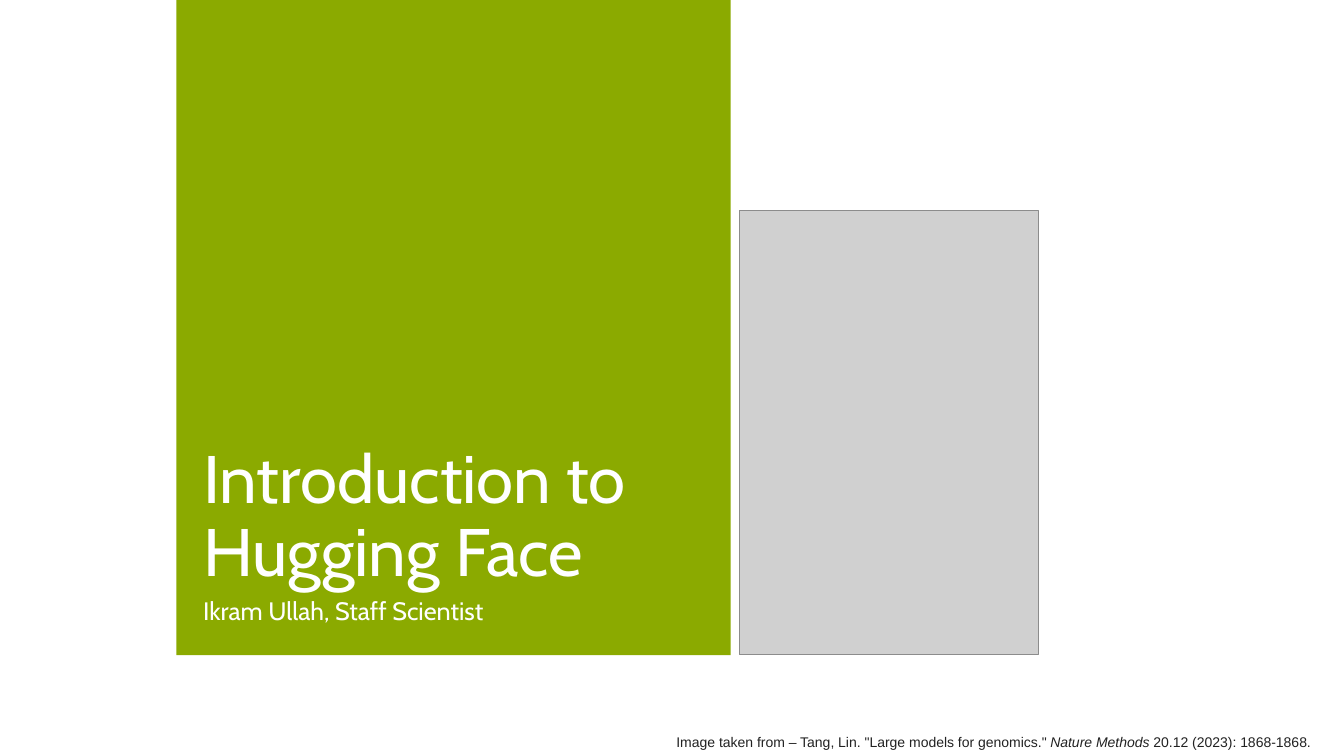
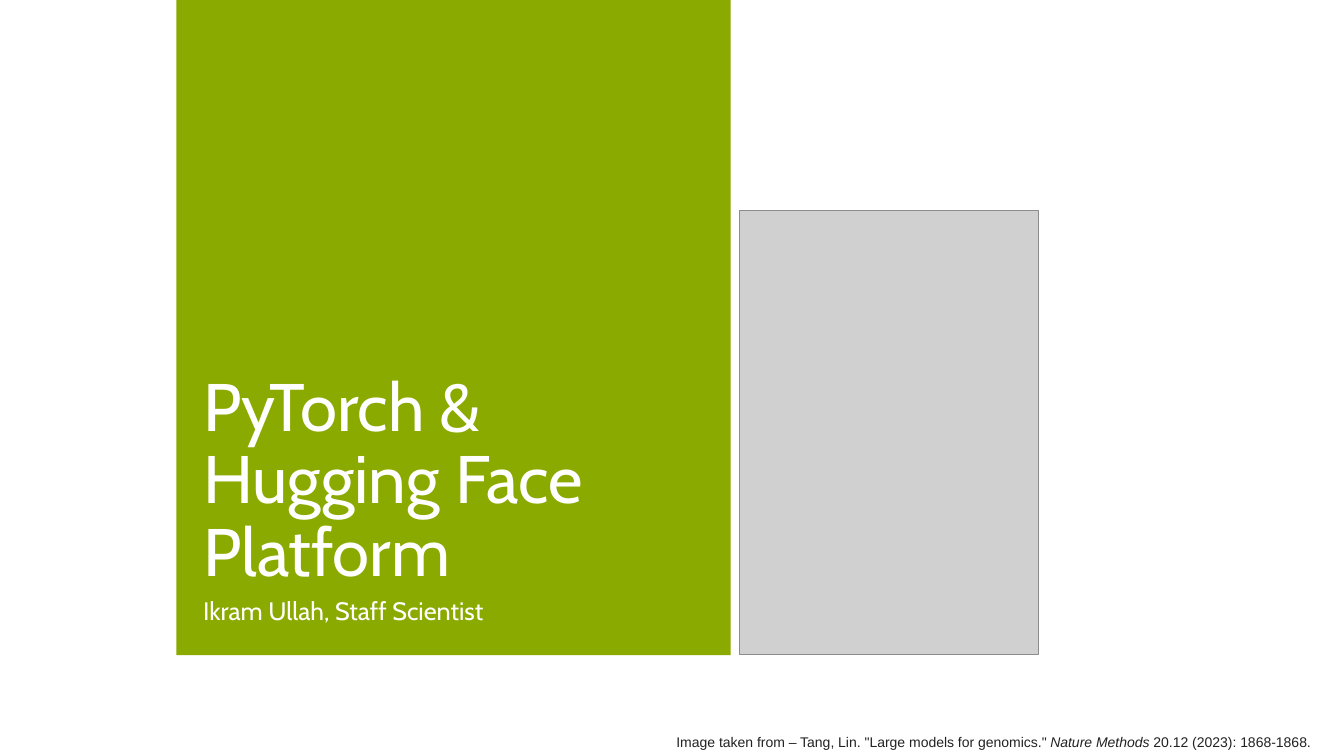
Before and after one commit to bioinfo-kaust/gfm-workshop, a slide deck: slide 1 of lecture_slides/2.day1_after_lunch/lecture_2_huggingface.pptx. Drawn at 1344x756 pixels with LibreOffice and Linux fonts; fonts in the diff are those of the drawing; grey boxes stand for pictures; background and template pictures are left out. Boxes give left, top, right and bottom in pixels: in the first picture for what was removed or moved away, otherwise in the second. Text is boxed around its words. In the diff, an @@ line names an element or a change of style, - is before the commit and + after.

```diff
--- a/lecture_slides/2.day1_after_lunch/lecture_2_huggingface.pptx
+++ b/lecture_slides/2.day1_after_lunch/lecture_2_huggingface.pptx
@@ title at [203,380,583,577]: text changed @@
-Introduction to Hugging Face
+PyTorch & Hugging Face Platform
```
Also in this commit, not shown: 12 other slides changed, 1 slide added, 3 other files.
